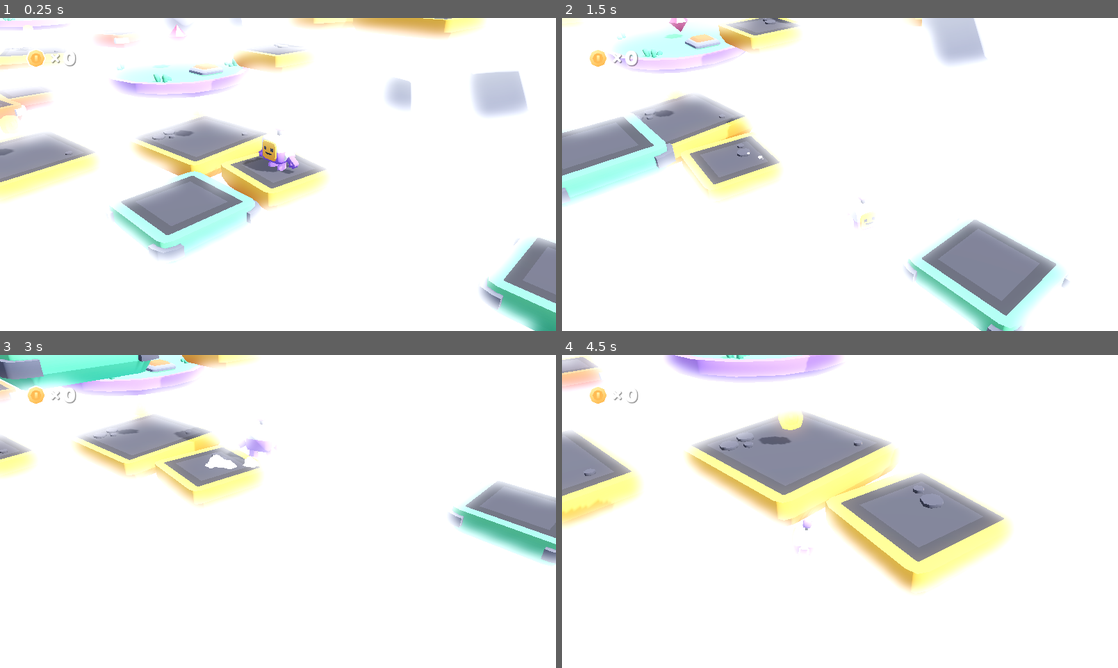
Above: before the commit, frames 1-4 (two rows, left to right).
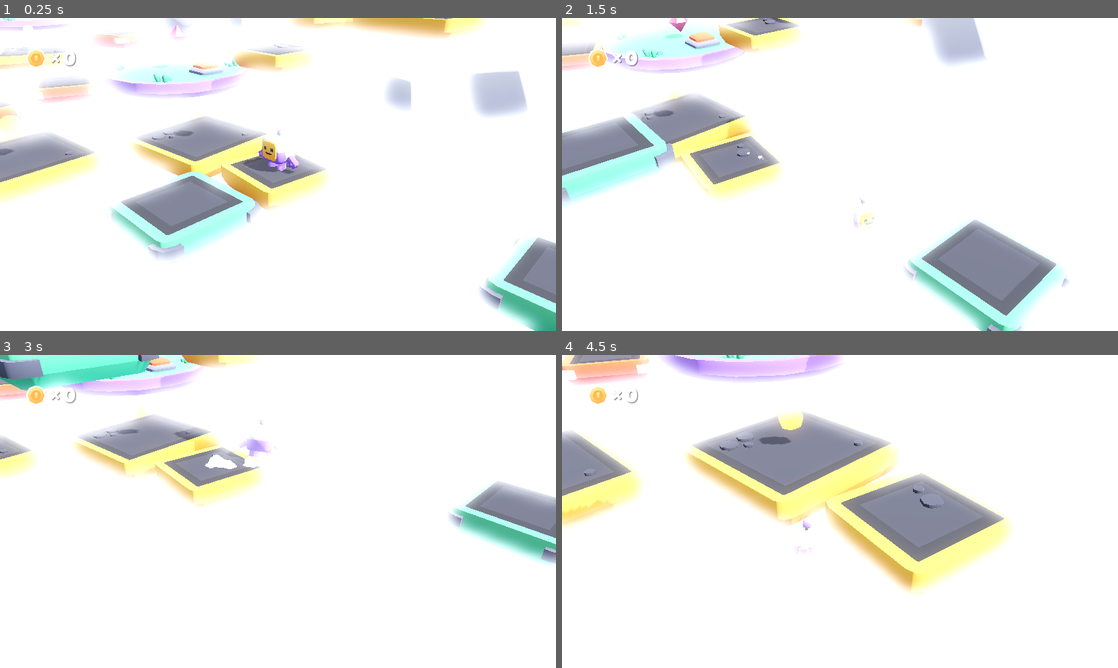
Above: after the commit, the same moments.

Repository: ziOOOtis/LevelDesignPlatformerKit
Game: Godot game, scene res://scenes/main.tscn
Same seed, same stepped clock (60 frames per second), same inputs: the game is played once before the commit and once after it.
Inputs:
- Up to frame 1 (0.25 s): no input
- Up to frame 2 (1.5 s): hold D (move_right) 0.53-1.28 s; tap Down (camera_down) at 0.6 s; tap Space (jump) at 0.77 s; hold S (move_back) from 1.28 s (still down); tap Left (camera_left) at 1.35 s
- Up to frame 3 (3 s): tap Space (jump) at 1.52 s; release S (move_back) at 2.03 s; hold D (move_right) 2.03-2.78 s; tap Right (camera_right) at 2.1 s; hold W (move_forward) from 2.78 s (still down); tap Up (camera_up) at 2.85 s
- Up to frame 4 (4.5 s): tap Space (jump) at 3.02, 3.77 s; release W (move_forward) at 3.53 s; hold A (move_left) from 3.53 s (still down); tap Down (camera_down) at 3.6 s; tap Left (camera_left) at 4.35 s

The runs differ from the first frame. In frame 1, 0.9% of the frame differs, in the area x 0-40%, y 14-31%; in frame 2, 0.5%; in frame 3, 0.5%; in frame 4, 1.2%, in the area x 0-16%, y 0-11%.

Commit message:
Added speedrun feature and fixed some bugs

Diff:
--- a/objects/flag.tscn
+++ b/objects/flag.tscn
@@ -6,7 +6,7 @@
 [sub_resource type="BoxShape3D" id="BoxShape3D_m2kcw"]
 size = Vector3(1, 1.5, 1)
 
-[node name="flag" instance=ExtResource("1_oy8jh")]
+[node name="flag" groups=["Flag"] instance=ExtResource("1_oy8jh")]
 script = ExtResource("2_mia7c")
 
 [node name="Area3D" type="Area3D" parent="." index="1"]
--- a/scenes/main.tscn
+++ b/scenes/main.tscn
@@ -14,17 +14,17 @@
 [ext_resource type="PackedScene" uid="uid://dfpisimsgf5ce" path="res://objects/coin.tscn" id="10_fwhys"]
 [ext_resource type="Script" path="res://scripts/hud.gd" id="11_apvpm"]
 [ext_resource type="PackedScene" uid="uid://bpharv43ulngb" path="res://objects/platform_moving.tscn" id="11_milg2"]
-[ext_resource type="PackedScene" uid="uid://bn0iedr5b0xbv" path="res://models/core_models/platform-large.glb" id="12_e5vvc"]
 [ext_resource type="PackedScene" uid="uid://dy017k58p20sk" path="res://objects/cloud.tscn" id="13_drtpy"]
 [ext_resource type="Texture2D" uid="uid://cd7oyc56ehkx1" path="res://sprites/coin.png" id="13_jfda3"]
-[ext_resource type="PackedScene" uid="uid://biyd6x403gvny" path="res://models/core_models/platform-falling.glb" id="14_bb6lo"]
 [ext_resource type="PackedScene" uid="uid://cyvet7kb6y80r" path="res://objects/checkpoint.tscn" id="14_iy7eg"]
 [ext_resource type="PackedScene" uid="uid://0v6t454aaexr" path="res://objects/door.tscn" id="16_0pfo5"]
 [ext_resource type="PackedScene" uid="uid://bs65o07otxbmm" path="res://objects/moving_object_path_3d.tscn" id="17_k6tf2"]
 [ext_resource type="PackedScene" uid="uid://g73m8k0j7lyo" path="res://objects/button.tscn" id="17_kptnv"]
 [ext_resource type="FontFile" uid="uid://d0cxd77jybrcn" path="res://fonts/lilita_one_regular.ttf" id="17_tk810"]
+[ext_resource type="PackedScene" uid="uid://bdm3quh21j64k" path="res://objects/platform_large.tscn" id="22_221fj"]
 [ext_resource type="Theme" uid="uid://d3avl0mr4r87l" path="res://themes/default_theme.tres" id="22_ntxd1"]
 [ext_resource type="Texture2D" uid="uid://dm50aa4qogm65" path="res://sprites/button_rectangle_depth_gloss.png" id="23_iywmg"]
+[ext_resource type="LabelSettings" uid="uid://daohhjonjrdx8" path="res://themes/label_settings.tres" id="25_q0fwy"]
 [ext_resource type="PackedScene" uid="uid://dwvhgrcyestak" path="res://objects/trap_spikes.tscn" id="27_g6u48"]
 [ext_resource type="PackedScene" uid="uid://dpo3dr26b06w3" path="res://objects/spike_block_wide.tscn" id="27_h58tg"]
 
@@ -46,18 +46,24 @@
 }
 point_count = 9
 
-[sub_resource type="LabelSettings" id="LabelSettings_38ys3"]
-font = ExtResource("17_tk810")
-font_size = 48
-shadow_color = Color(0, 0, 0, 0.376471)
-shadow_offset = Vector2(2, 2)
-
 [sub_resource type="LabelSettings" id="LabelSettings_ri8jt"]
 font = ExtResource("17_tk810")
 font_size = 128
 shadow_color = Color(0, 0, 0, 0.376471)
 shadow_offset = Vector2(2, 2)
 
+[sub_resource type="LabelSettings" id="LabelSettings_x4d2s"]
+font = ExtResource("17_tk810")
+font_size = 32
+shadow_color = Color(0, 0, 0, 0.376471)
+shadow_offset = Vector2(2, 2)
+
+[sub_resource type="LabelSettings" id="LabelSettings_v6r7m"]
+font = ExtResource("17_tk810")
+font_size = 42
+shadow_color = Color(0, 0, 0, 0.376471)
+shadow_offset = Vector2(2, 2)
+
 [node name="Main" type="Node3D"]
 
 [node name="Environment" type="WorldEnvironment" parent="."]
@@ -87,6 +93,9 @@
 [node name="platform-moving2" parent="World" instance=ExtResource("11_milg2")]
 transform = Transform3D(1, 0, 0, 0, 1, 0, 0, 0, 1, 0.262015, 0, 2.75884)
 
+[node name="platform-large" parent="World" instance=ExtResource("22_221fj")]
+transform = Transform3D(1, 0, 0, 0, 1, 0, 0, 0, 1, -20.1569, 0, 3.44204)
+
 [node name="moving_object_path2" parent="World" node_paths=PackedStringArray("object_to_move") instance=ExtResource("17_k6tf2")]
 curve = SubResource("Curve3D_v2wjm")
 object_to_move = NodePath("../platform-moving2")
@@ -96,6 +105,9 @@
 curve = SubResource("Curve3D_5n82a")
 object_to_move = NodePath("../platform-moving")
 
+[node name="flag" parent="World" instance=ExtResource("4_els00")]
+transform = Transform3D(0.707107, 0, -0.707107, 0, 1, 0, 0.707107, 0, 0.707107, 0, 3.48077, -6)
+
 [node name="saw" parent="World" instance=ExtResource("6_ocbvf")]
 transform = Transform3D(1, 0, 0, 0, 1, 0, 0, 0, 1, -6.44356, 0.5, 6.32878)
 
@@ -111,16 +123,12 @@
 [node name="button" parent="World" node_paths=PackedStringArray("target") instance=ExtResource("17_kptnv")]
 transform = Transform3D(1, 0, 0, 0, 1, 0, 0, 0, 1, -5.67271, 1.5366, -2.23752)
 target = NodePath("../moving_object_path")
-pressed_by_default = true
 
 [node name="door" parent="World" instance=ExtResource("16_0pfo5")]
 transform = Transform3D(-0.0183078, -7.59716e-09, 0.999833, -8.04244e-10, 1, 7.58371e-09, -0.999833, -6.65266e-10, -0.0183078, -21.9722, 2.32365, -1.96745)
 
 [node name="player_kill_volume" parent="World" instance=ExtResource("4_mddkv")]
 
-[node name="flag" parent="World" instance=ExtResource("4_els00")]
-transform = Transform3D(0.707107, 0, -0.707107, 0, 1, 0, 0.707107, 0, 0.707107, 0, 3.48077, -6)
-
 [node name="checkpoint" parent="World" instance=ExtResource("14_iy7eg")]
 transform = Transform3D(1, 0, 0, 0, 1, 0, 0, 0, 1, -6.98404, 1.5, -2.0873)
 
@@ -151,9 +159,6 @@
 [node name="platform-medium3" parent="World" instance=ExtResource("7_ixpj3")]
 transform = Transform3D(1, 0, 0, 0, 1, 0, 0, 0, 1, 0, 3, -6)
 
-[node name="platform-large" parent="World" instance=ExtResource("12_e5vvc")]
-transform = Transform3D(1, 0, 0, 0, 1, 0, 0, 0, 1, -20.1569, 0, 3.44204)
-
 [node name="platform-falling" parent="World" instance=ExtResource("9_2fnpo")]
 transform = Transform3D(0.984808, 0, 0.173648, 0, 1, 0, -0.173648, 0, 0.984808, -9, 0.419294, 4)
 
@@ -163,8 +168,8 @@
 [node name="platform-falling3" parent="World" instance=ExtResource("9_2fnpo")]
 transform = Transform3D(0.939693, 0, 0.34202, 0, 1, 0, -0.34202, 0, 0.939693, -11.7527, 1.8303, -2.30579)
 
-[node name="platform-falling4" parent="World" instance=ExtResource("14_bb6lo")]
-transform = Transform3D(1, 0, 0, 0, 1, 0, 0, 0, 1, -11.8092, 0, 1.78257)
+[node name="platform-falling4" parent="World" instance=ExtResource("9_2fnpo")]
+transform = Transform3D(0.932941, 0, -0.360029, 0, 1, 0, 0.360029, 0, 0.932941, -9.89568, 0.53538, 0.937623)
 
 [node name="platform-grass-large-round" parent="World" instance=ExtResource("8_4oh1e")]
 transform = Transform3D(1, 0, 0, 0, 1, 0, 0, 0, 1, -7, 1, -2)
@@ -219,7 +224,7 @@
 shadow_enabled = true
 shadow_opacity = 0.75
 
-[node name="HUD" type="CanvasLayer" parent="."]
+[node name="HUD" type="CanvasLayer" parent="." groups=["HUD"]]
 process_mode = 3
 script = ExtResource("11_apvpm")
 
@@ -247,7 +252,7 @@
 offset_right = 144.0
 offset_bottom = 123.0
 text = "×"
-label_settings = SubResource("LabelSettings_38ys3")
+label_settings = ExtResource("25_q0fwy")
 
 [node name="Level Complete" type="Label" parent="HUD/Control"]
 unique_name_in_owner = true
@@ -271,7 +276,7 @@
 offset_right = 368.0
 offset_bottom = 123.0
 text = "0"
-label_settings = SubResource("LabelSettings_38ys3")
+label_settings = ExtResource("25_q0fwy")
 
 [node name="PlayAgainButton" type="Button" parent="HUD/Control"]
 unique_name_in_owner = true
@@ -298,6 +303,38 @@
 flat = true
 icon_alignment = 1
 
+[node name="TimeLabel" type="Label" parent="HUD/Control"]
+unique_name_in_owner = true
+layout_mode = 1
+anchors_preset = 5
+anchor_left = 0.5
+anchor_right = 0.5
+offset_left = -48.5
+offset_top = 59.0
+offset_right = 48.5
+offset_bottom = 115.0
+grow_horizontal = 2
+text = "00"
+label_settings = SubResource("LabelSettings_x4d2s")
+horizontal_alignment = 1
+vertical_alignment = 1
+
+[node name="TimeNameLabel" type="Label" parent="HUD/Control"]
+unique_name_in_owner = true
+layout_mode = 1
+anchors_preset = 5
+anchor_left = 0.5
+anchor_right = 0.5
+offset_left = -49.0
+offset_top = 22.0
+offset_right = 49.0
+offset_bottom = 78.0
+grow_horizontal = 2
+text = "TIME"
+label_settings = SubResource("LabelSettings_v6r7m")
+horizontal_alignment = 1
+vertical_alignment = 1
+
 [connection signal="coin_collected" from="Player" to="HUD" method="_on_coin_collected"]
 [connection signal="reached_goal" from="Player" to="HUD" method="_on_player_reached_goal"]
 [connection signal="pressed" from="HUD/Control/PlayAgainButton" to="HUD" method="_on_play_again_button_pressed"]
--- a/scripts/flag.gd
+++ b/scripts/flag.gd
@@ -1,9 +1,18 @@
 extends Node3D
 var touched : bool
+@export var speedrun_mode : bool
+var hud : CanvasLayer
 
 # Called when the node enters the scene tree for the first time.
 func _ready() -> void:
-	pass # Replace with function body.
+	var flags_amount : int = get_tree().get_nodes_in_group("Flag").size()
+	if flags_amount > 1 and speedrun_mode:
+		printerr("You can't have more than one flag if it's a speedrun level")
+		get_tree().quit()
+
+	if speedrun_mode:
+		hud = get_tree().get_nodes_in_group("HUD")[0]
+		hud.start_speedrun()
 
 func _on_area_3d_body_entered(body: Node3D) -> void:
 	if body.has_method("touched_goal") and !touched:
--- a/scripts/hud.gd
+++ b/scripts/hud.gd
@@ -3,14 +3,42 @@
 @onready var coins_label: Label = %CoinsLabel
 @onready var play_again_button: Button = %PlayAgainButton
 @onready var environment: WorldEnvironment = %Environment
+@onready var time_label: Label = %TimeLabel
+@onready var time_name_label: Label = %TimeNameLabel
 
 var original_blur : bool
 var original_blur_distance : float
 var original_blur_amount : float
+var speed_run : bool
+var seconds : float
+var pause_timer : bool
 
 func _ready() -> void:
 	level_complete.visible = false
 	play_again_button.visible = false
+	time_label.visible = false
+	time_name_label.visible = false
+
+func _process(delta: float) -> void:
+	if speed_run and not pause_timer:
+		time_label.visible = true
+		time_name_label.visible = true
+		seconds += delta
+		var minutes : String
+		if (seconds / 60) > 1:
+			var minutes_int : int = seconds / 60
+			minutes = str(minutes_int) + " : "
+		else:
+			minutes = ""
+		var leftover_seconds : String
+		if (int(seconds) % 60) < 10:
+			leftover_seconds = "0" + str(int(seconds) % 60)
+		else:
+			leftover_seconds = str(int(seconds) % 60)
+		time_label.text = minutes + leftover_seconds
+
+func start_speedrun():
+	speed_run = true
 
 func _on_coin_collected(coins):
 	get_tree().call_group("Door", "coin_amount_updated",coins)
@@ -26,6 +54,8 @@
 	environment.camera_attributes.set("dof_blur_amount", 0.1)
 	level_complete.visible = true
 	play_again_button.visible = true
+	if speed_run:
+		pause_timer = true
 	get_tree().paused = true
 
 
--- /dev/null
+++ b/themes/label_settings.tres
@@ -0,0 +1,9 @@
+[gd_resource type="LabelSettings" load_steps=2 format=3 uid="uid://daohhjonjrdx8"]
+
+[ext_resource type="FontFile" uid="uid://d0cxd77jybrcn" path="res://fonts/lilita_one_regular.ttf" id="1_guied"]
+
+[resource]
+font = ExtResource("1_guied")
+font_size = 48
+shadow_color = Color(0, 0, 0, 0.376471)
+shadow_offset = Vector2(2, 2)
Not shown: 1 places in scenes/main.tscn that only renumber resources
